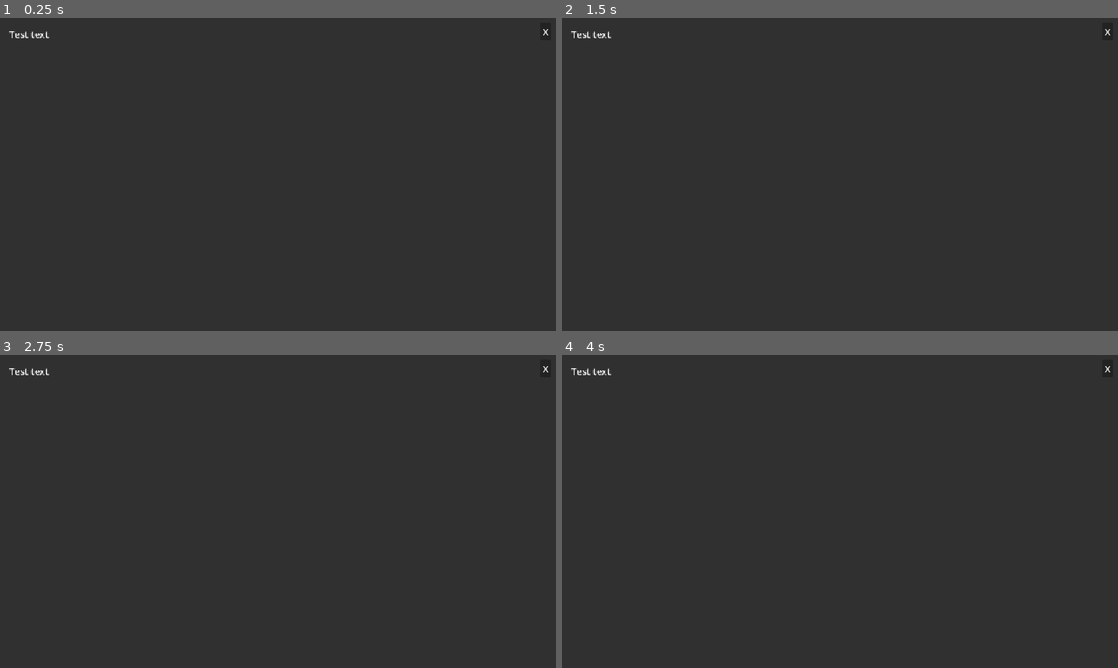
Above: before the commit, frames 1-4 (two rows, left to right).
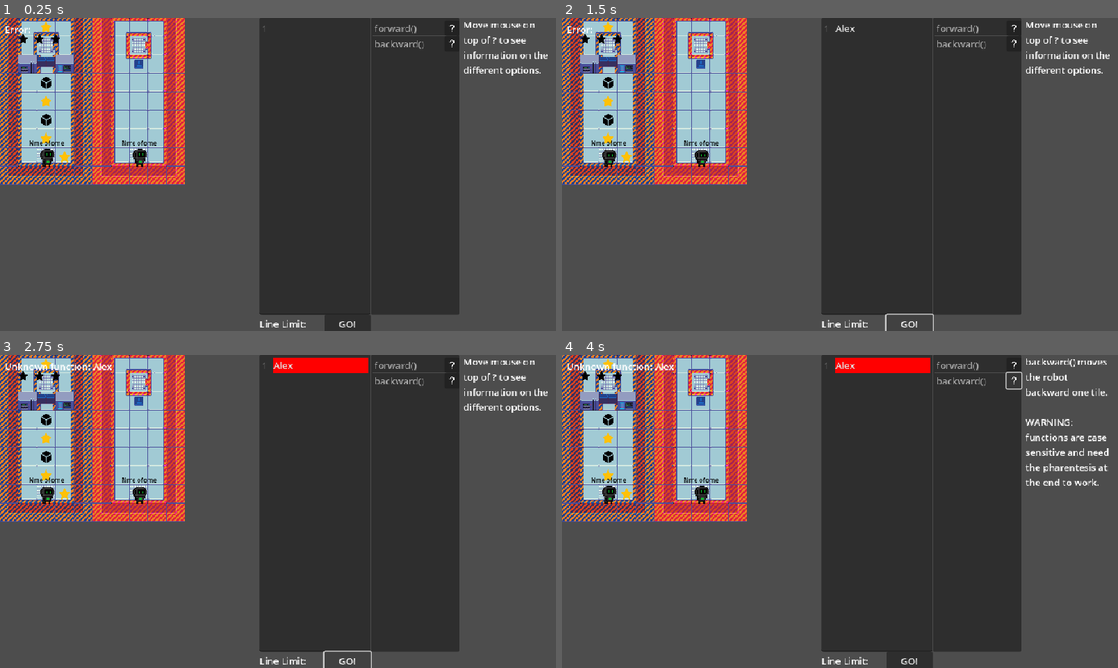
Above: after the commit, the same moments.

Repository: BingloGames/Robot-Bachelor
Game: Godot game, scene res://levels/2 player/Level1.tscn
Same seed, same stepped clock (60 frames per second), same inputs: the game is played once before the commit and once after it. This scene is started directly instead of the project's main scene.
Inputs (mouse positions are in pixels of both pictures, inside the frame that each line leads up to):
- Up to frame 1 (0.25 s): no input
- Up to frame 2 (1.5 s): click (878, 165) at 0.52 s; type "Alex" at 0.6 s; click "GO!" at 1.25 s
- Up to frame 3 (2.75 s): click "GO!" at 2 s
- Up to frame 4 (4 s): click (1012, 364) at 2.75 s; click (1012, 380) at 3.5 s

The runs differ from the first frame. In frame 1, 66% of the frame differs, in the area x 0-100%, y 0-100%; in frame 2, 66%; in frame 3, 66%; in frame 4, 66%.

Commit message:
Better multiplayer

Diff:
--- a/robot-project/global.gd
+++ b/robot-project/global.gd
@@ -28,12 +28,15 @@
 
 
 func restart_level() -> void:
+	print("resetting level!")
+	get_node("/root/Node2D").robots_finished.clear()
 	get_node("/root/Node2D/code").problem_warning()
+	get_node("/root/Node2D/code").stop_running_code()
+
 
 	get_node("/root/Node2D/star counter").restart_stars()
 	for robot in get_node("/root/Node2D/robots").get_children():
 		robot.respawn()
-	get_node("/root/Node2D/code").stop_running_code()
 
 
 	if get_node("/root/Node2D").has_node("doors"):
--- a/robot-project/levels/1 player/Level1.tscn
+++ b/robot-project/levels/1 player/Level1.tscn
@@ -16,17 +16,14 @@
 metadata/_edit_vertical_guides_ = [0.0, 320.0]
 
 [node name="ground" type="TileMapLayer" parent="."]
-position = Vector2(32, 0)
 tile_map_data = PackedByteArray("AAABAAMAAQAIAAEAAAABAAQAAQAIAAIAAAABAAUAAQAIAAQAAAACAAMAAQAKAAEAAAACAAQAAQAJAAMAAAACAA …(304 unchanged characters)…
 tile_set = ExtResource("1_lmyl5")
 
 [node name="walls" type="TileMapLayer" parent="."]
-position = Vector2(32, 0)
 tile_map_data = PackedByteArray("AAAJAAYAAQACABcAAAAJAAUAAQACABYAAAAJAAQAAQACABYAAAAJAAMAAQACABYAAAAJAAIAAQACABUAAAAIAA …(720 unchanged characters)…
 tile_set = ExtResource("1_lmyl5")
 
 [node name="special" type="TileMapLayer" parent="."]
-position = Vector2(32, 0)
 tile_map_data = PackedByteArray("AAAHAAQAAQAIABUAAAACAAQAAQAJABIAAAAEAAQAAgAAAAAAAQAGAAQAAgAAAAAAAQAIAAQAAgAAAAAAAQA=")
 tile_set = ExtResource("1_lmyl5")
 
@@ -42,7 +39,6 @@
 item_name = "right()"
 
 [node name="robots" type="Node2D" parent="."]
-position = Vector2(32, 0)
 
 [node name="robot" parent="robots" instance=ExtResource("3_cove1")]
 position = Vector2(80, 144)
@@ -79,6 +75,7 @@
 texture = SubResource("CanvasTexture_44r2x")
 
 [node name="Info pop up" parent="." instance=ExtResource("6_lrqwn")]
+visible = false
 anchors_preset = 0
 anchor_right = 0.0
 anchor_bottom = 0.0
--- a/robot-project/levels/2 player/Level1.tscn
+++ b/robot-project/levels/2 player/Level1.tscn
@@ -20,29 +20,24 @@
 metadata/_edit_horizontal_guides_ = [0.0, 224.0]
 
 [node name="ground" type="TileMapLayer" parent="."]
-position = Vector2(0, 32)
 tile_map_data = PackedByteArray("AAABAAEAAQAAAAIAAAABAAIAAQAEAAIAAAABAAMAAQAIAAIAAAABAAQAAQAIAAIAAAABAAUAAQAIAAIAAAABAA …(656 unchanged characters)…
 tile_set = ExtResource("1_tih6e")
 
 [node name="walls" type="TileMapLayer" parent="."]
-position = Vector2(0, 32)
 tile_map_data = PackedByteArray("AAAAAP//AQAAABUAAAAAAAAAAQAAABYAAAAAAAEAAQAAABYAAAAAAAIAAQAAABYAAAAAAAMAAQAAABYAAAAAAA …(752 unchanged characters)…
 tile_set = ExtResource("1_tih6e")
 
 [node name="special" type="TileMapLayer" parent="."]
-position = Vector2(0, 32)
 tile_map_data = PackedByteArray("AAAHAAEAAQALABYAAAACAAEAAQAJABYAAAABAAIAAQAGABYAAAADAAIAAQAHABYAAAACAAQAAgAAAAAAAQACAAAAAgAAAAAAAQAHAAcAAQAJABMAAAACAAYAAgAAAAAAAQACAAcAAQAJAA4AAAADAAcAAgAAAAAAAQA=")
 tile_set = ExtResource("1_tih6e")
 
 [node name="doors" type="Node2D" parent="."]
-position = Vector2(0, 32)
 
 [node name="door" parent="doors" instance=ExtResource("3_bcaga")]
 position = Vector2(80, 80)
 color = "blue"
 
 [node name="buttons" type="Node2D" parent="."]
-position = Vector2(0, 32)
 
 [node name="button" parent="buttons" instance=ExtResource("7_bcaga")]
 position = Vector2(240, 80)
@@ -50,7 +45,6 @@
 needs_holding = true
 
 [node name="robots" type="Node2D" parent="."]
-position = Vector2(0, 32)
 
 [node name="robot1" parent="robots" instance=ExtResource("2_xap0c")]
 position = Vector2(80, 240)
@@ -59,7 +53,6 @@
 position = Vector2(240, 240)
 
 [node name="Items" type="Node2D" parent="."]
-position = Vector2(0, 32)
 script = ExtResource("4_f18ai")
 
 [node name="Item" parent="Items" instance=ExtResource("2_rdv1c")]
@@ -85,6 +78,7 @@
 line_limit = 100
 
 [node name="star counter" parent="." instance=ExtResource("11_xap0c")]
+metadata/_edit_use_anchors_ = true
 
 [node name="black" type="Sprite2D" parent="."]
 modulate = Color(0, 0, 0, 0)
@@ -93,5 +87,6 @@
 texture = SubResource("CanvasTexture_bcaga")
 
 [node name="Info pop up" parent="." instance=ExtResource("8_t6xwf")]
+visible = false
 offset_right = 960.0
 offset_bottom = 544.0
--- a/robot-project/levels/2 player/Level2.tscn
+++ b/robot-project/levels/2 player/Level2.tscn
@@ -13,22 +13,18 @@
 [node name="Node2D" type="Node2D"]
 
 [node name="ground" type="TileMapLayer" parent="."]
-position = Vector2(32, 65)
 tile_map_data = PackedByteArray("AAAAAAAAAQAIAAIAAAABAAAAAQAJAAMAAAACAAAAAQAJAAMAAAADAAAAAQAJAAMAAAAEAAAAAQAJAAMAAAAFAA …(1520 unchanged characters)…
 tile_set = ExtResource("1_65udd")
 
 [node name="walls" type="TileMapLayer" parent="."]
-position = Vector2(32, 65)
 tile_map_data = PackedByteArray("AAAGAAMAAQAGABYAAAAIAAAAAQAGABYAAAAEAAMAAQAHABYAAAAGAAAAAQAHABYAAAAJAAMAAQAHABUAAAAJAA …(1472 unchanged characters)…
 tile_set = ExtResource("1_65udd")
 
 [node name="special" type="TileMapLayer" parent="."]
-position = Vector2(32, 64)
 tile_map_data = PackedByteArray("AAAHAAgAAQAJAA4AAAADAAUAAQAJAA0AAAAAAAEAAQAJABUAAAAJAP//AQAIABYAAAAIAAQAAgAAAAAAAQACAAIAAgAAAAAAAQAGAAEAAgAAAAAAAQA=")
 tile_set = ExtResource("1_65udd")
 
 [node name="doors" type="Node2D" parent="."]
-position = Vector2(32, 65)
 
 [node name="door" parent="doors" instance=ExtResource("2_b4bn5")]
 position = Vector2(240, 16)
@@ -43,7 +39,6 @@
 dir = "horisontal"
 
 [node name="buttons" type="Node2D" parent="."]
-position = Vector2(32, 65)
 
 [node name="button" parent="buttons" instance=ExtResource("4_7rhgu")]
 position = Vector2(240, 48)
@@ -56,7 +51,6 @@
 color = "red"
 
 [node name="robots" type="Node2D" parent="."]
-position = Vector2(32, 65)
 
 [node name="robot1" parent="robots" instance=ExtResource("5_cwrci")]
 position = Vector2(240, 272)
@@ -80,5 +74,6 @@
 offset_bottom = -24.0
 
 [node name="Info pop up" parent="." instance=ExtResource("9_bfn2g")]
+visible = false
 offset_right = 960.0
 offset_bottom = 544.0
--- a/robot-project/levels/2 player/game multiplayer.gd
+++ b/robot-project/levels/2 player/game multiplayer.gd
@@ -4,7 +4,7 @@
 var robots_finished = []
 
 
-@rpc("any_peer", "call_local", "reliable")
+#@rpc("any_peer", "call_local", "reliable")
 func robot_finished(robot_path: NodePath):
 	if robot_path in robots_finished:
 		return
@@ -49,7 +49,7 @@
 		robots_succeded.append(robot)
 
 
-	if len(robots_succeded) == len(robots_finished):
+	if len(robots_succeded) == 2:
 		success.rpc()
 		return
 
--- a/robot-project/robot.gd
+++ b/robot-project/robot.gd
@@ -7,9 +7,10 @@
 @export var start_direction: Vector2i = Vector2i.RIGHT
 var direction = start_direction
 var walking_backwards = false
+var died = false
+
 
 @onready var start_point = global_position
-
 var next_tile
 
 
@@ -33,7 +34,7 @@
 	if collision:
 		print(name + " collided with: ", collision.get_collider().name, " at position: ", collision.get_position())
 		#play animation before running this code?
-		Global.restart_level()
+		die()
 		return
 
 
@@ -53,12 +54,13 @@
 
 
 func respawn() -> void:
+	print("respawning!")
 	scale = Vector2(1,1)
 	global_position = start_point
 	next_tile = null
 	walking_backwards = false
 	direction = start_direction
-
+	died = false
 	idle()
 
 
@@ -152,6 +154,7 @@
 
 func die() -> void:
 	print("Lost! restarting...")
+	died = true
 	Global.restart_level()
 
 
--- a/robot-project/robot_multiplayer.gd
+++ b/robot-project/robot_multiplayer.gd
@@ -23,8 +23,8 @@
 	super.respawn()
 	get_node("/root/Node2D/code").robot_waiting_data[self]["running_code"] = false
 	get_node("/root/Node2D/code").is_ready = false
-	get_node("/root/Node2D/code").ready_pressed.rpc(false)
+	get_node("/root/Node2D/code").reset_ready.rpc()
 
 
 func check_end() -> void:
-	get_node("/root/Node2D").robot_finished.rpc(self.get_path())
+	get_node("/root/Node2D").robot_finished(self.get_path())
--- a/robot-project/text_edit.gd
+++ b/robot-project/text_edit.gd
@@ -41,6 +41,7 @@
 		return
 
 	if codeLines.is_empty():
+		print("code is empty for: ", robot.name)
 		robot.check_end()
 		running_code = false
 		return
@@ -70,7 +71,9 @@
 
 	turn +=1
 	var code = codeLines.pop_front()
+	print(robot.name, " code after this: ", codeLines)
 	run_line(code)
+
 
 func problem_warning() -> void:
 	if turn == 0:
@@ -78,6 +81,7 @@
 	else:
 		get_node("error message").set_text("Problem in line "+str(turn))
 		get_node("TextEdit").set_line_background_color(turn-1, Color(255,0,0))
+
 
 func stop_running_code() -> void:
 	turn = 0
--- a/robot-project/text_edit_multiplayer.gd
+++ b/robot-project/text_edit_multiplayer.gd
@@ -65,7 +65,7 @@
 				robot_waiting_data[robot][for_waiting_data] = get(for_waiting_data)
 
 
-			robot = null
+			#robot = null
 
 
 func _on_go_button_pressed() -> void:
@@ -114,6 +114,11 @@
 			#start_code.rpc()
 
 
+@rpc("call_local")
+func reset_ready():
+	ready_players.clear()
+
+
 @rpc("authority", "call_local", "reliable")
 func init_code_lines():
 	super.init_code_lines()
@@ -169,11 +174,35 @@
 	#print("code lines: ", codeLines)
 
 
+func problem_warning() -> void:
+	for temp_robot in robot_current_line:
+		print("checking if ", temp_robot.name, " died")
+		if not temp_robot.died:
+			continue
+
+
+		print(temp_robot.name, " died!")
+
+
+		var temp_turn = robot_current_line[temp_robot]
+		if temp_robot.name == "robot1":
+			problem_warning_multiplayer(temp_turn)
+			continue
+
+
+		problem_warning_multiplayer.rpc(temp_turn)
+
+
+@rpc
+func problem_warning_multiplayer(robot_turn: int) -> void:
+	turn = robot_turn
+	super.problem_warning()
+
+
 func stop_running_code() -> void:
 	turn = 0
 	for temp_robot in robot_code.keys():
-		robot_changes_wait(temp_robot, false)
-
-
-	for temp_robot in robot_for_loop_data.keys():
+		robot_waiting_data[temp_robot] = robot_waiting_data_default.duplicate()
 		robot_for_loop_data[temp_robot] = robot_for_loop_data_default.duplicate_deep()
+		robot_current_line[temp_robot] = 0
+		robot_code[temp_robot].clear()
Not shown: 1 places in robot-project/levels/2 player/Level2.tscn that only renumber resources
